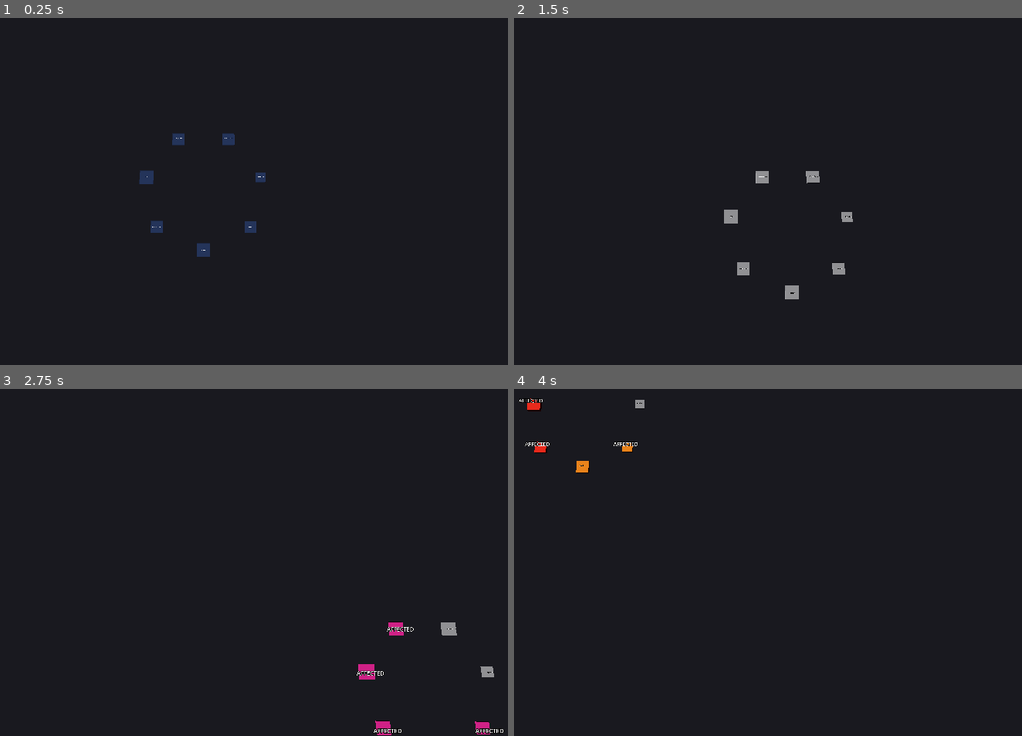
Above: before the commit, frames 1-4 (two rows, left to right).
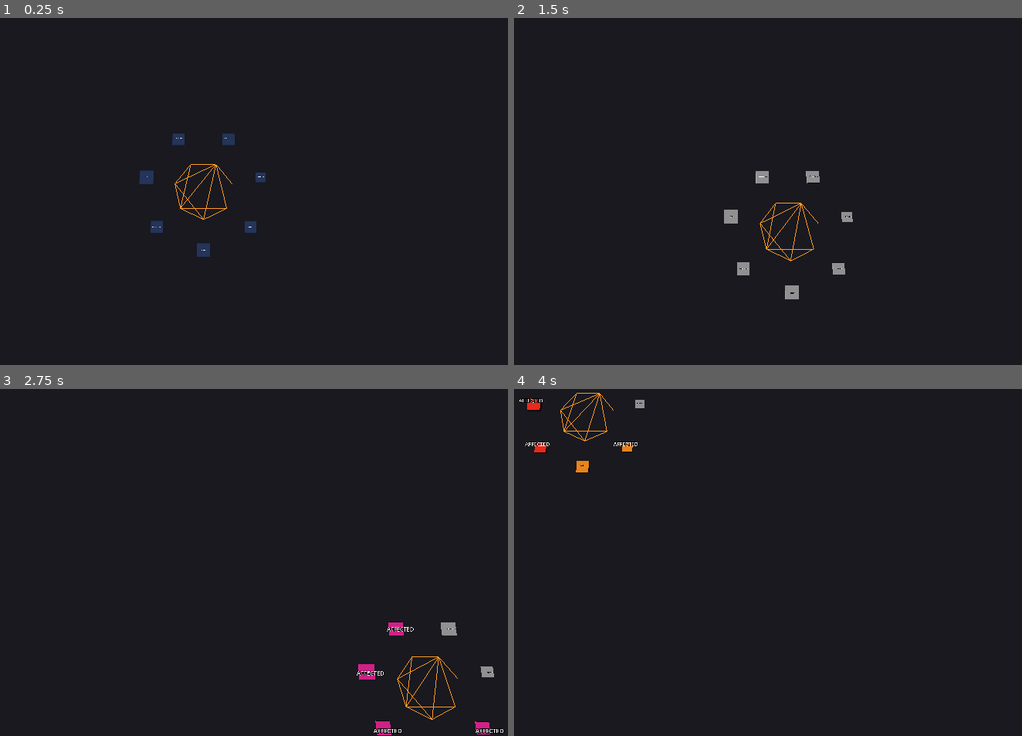
Above: after the commit, the same moments.

Repository: jsell-rh/test-code-vis
Game: Godot game, scene res://scenes/main.tscn
Two runs of this game, one before a commit and one after it. Both use one fixed random seed, a clock stepped at 60 frames per second and the inputs below.
Inputs (mouse positions are in pixels of both pictures, inside the frame that each line leads up to):
- Up to frame 1 (0.25 s): no input
- Up to frame 2 (1.5 s): tap Enter at 0.5 s; move the mouse to (849, 174) at 0.52 s; tap H at 0.6 s; click (849, 174) at 0.67 s; tap Space at 1.25 s; drag from (590, 208) to (681, 260) at 1.27 s
- Up to frame 3 (2.75 s): tap Enter at 2 s; move the mouse to (259, 486) at 2.02 s; tap K at 2.1 s; click (259, 486) at 2.17 s
- Up to frame 4 (4 s): tap Space at 2.75 s; drag from (681, 631) to (529, 510) at 2.77 s; tap Enter at 3.5 s; move the mouse to (900, 614) at 3.52 s; tap J at 3.6 s; click (900, 614) at 3.67 s

The runs differ from the first frame. In frame 1, 0.2% of the frame differs, in the area x 34-46%, y 42-59%; in frame 2, 0.2%; in frame 3, 0.2%, in the area x 78-91%, y 77-96%; in frame 4, 0.2%.
Error before the commit: Invalid access to property or key 'modulate' on a base object of type 'MeshInstance3D'. (res://scripts/main.gd:489)

Commit message:
fix(visual-primitives): use material albedo_color:a for 3D opacity Tween
MeshInstance3D is a 3D node — it does not have a 2D modulate property.
Opacity animation for aggregate edges now tweens material_override's
albedo_color:a channel (with TRANSPARENCY_ALPHA enabled) so that the
smooth LOD fade-in works correctly without SCRIPT ERRORs.

Also writes .hyperloop/worker-result.yaml (verdict: PASS).

Spec-Ref: specs/core/visual-primitives.spec.md@67df14bc9137e80de5a60d12dad7f77c7d995959
Task-Ref: task-074
Co-Authored-By: Claude Sonnet 4.6 <noreply@anthropic.com>

Diff:
--- a/godot/scripts/main.gd
+++ b/godot/scripts/main.gd
@@ -154,8 +154,15 @@
 	if at_far_lod != _was_at_far_lod:
 		var target_alpha: float = 1.0 if at_far_lod else 0.0
 		for agg_visual: Node3D in _aggregate_edge_visuals:
+			# Animate the material's albedo alpha — MeshInstance3D is a 3D node and
+			# does not have a 2D modulate property; opacity is controlled via material.
 			var tween := create_tween()
-			tween.tween_property(agg_visual, "modulate:a", target_alpha, 0.25)
+			tween.tween_property(
+				(agg_visual as MeshInstance3D).material_override,
+				"albedo_color:a",
+				target_alpha,
+				0.25
+			)
 		_was_at_far_lod = at_far_lod
 
 
@@ -464,19 +471,20 @@
 			continue
 
 		# Bold orange line — visually distinct from individual edges (lighter orange).
+		# Start fully transparent (alpha=0); _update_lod() Tweens albedo_color:a to
+		# 1.0 when camera reaches FAR distance, producing a smooth fade-in.
 		# Weight is proportional to import_count, clamped to [0.5, 3.0].
-		var agg_color: Color = Color(1.0, 0.60, 0.15)
 		var imesh := ImmediateMesh.new()
 		imesh.surface_begin(Mesh.PRIMITIVE_LINES)
-		imesh.surface_set_color(agg_color)
 		imesh.surface_add_vertex(from_pos)
-		imesh.surface_set_color(agg_color)
 		imesh.surface_add_vertex(to_pos)
 		imesh.surface_end()
 
 		var agg_mat := StandardMaterial3D.new()
-		agg_mat.vertex_color_use_as_albedo = true
 		agg_mat.shading_mode = BaseMaterial3D.SHADING_MODE_UNSHADED
+		# Transparency required so albedo_color:a can be animated from 0→1.
+		agg_mat.transparency = BaseMaterial3D.TRANSPARENCY_ALPHA
+		agg_mat.albedo_color = Color(1.0, 0.60, 0.15, 0.0)  # bold orange, start transparent
 
 		var agg_visual := MeshInstance3D.new()
 		agg_visual.name = "AggregateEdge_" + context_pair.replace("|", "_")
@@ -485,8 +493,6 @@
 		# Scale line proportional to import_count — weight indicates total import count.
 		var weight: float = clampf(float(import_count) * 0.4, 0.5, 3.0)
 		agg_visual.scale = Vector3(weight, 1.0, weight)
-		# Start transparent; _update_lod() will Tween modulate.a to 1.0 at FAR.
-		agg_visual.modulate.a = 0.0
 		add_child(agg_visual)
 		_aggregate_edge_visuals.append(agg_visual)
 
